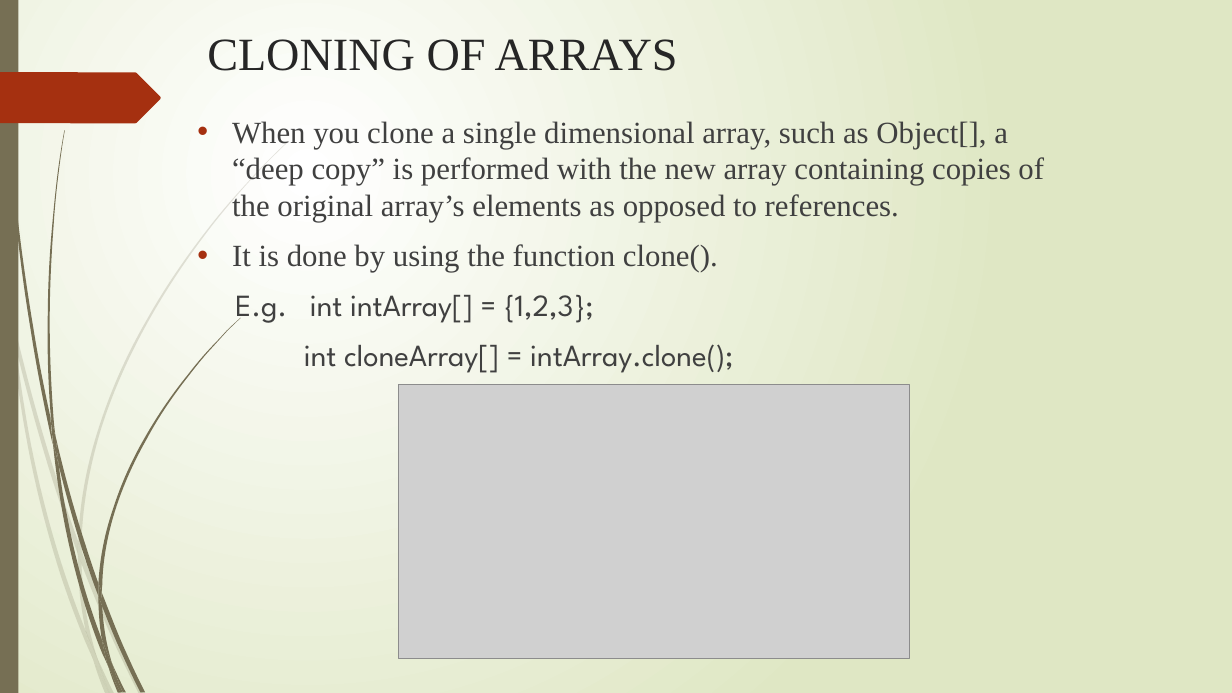
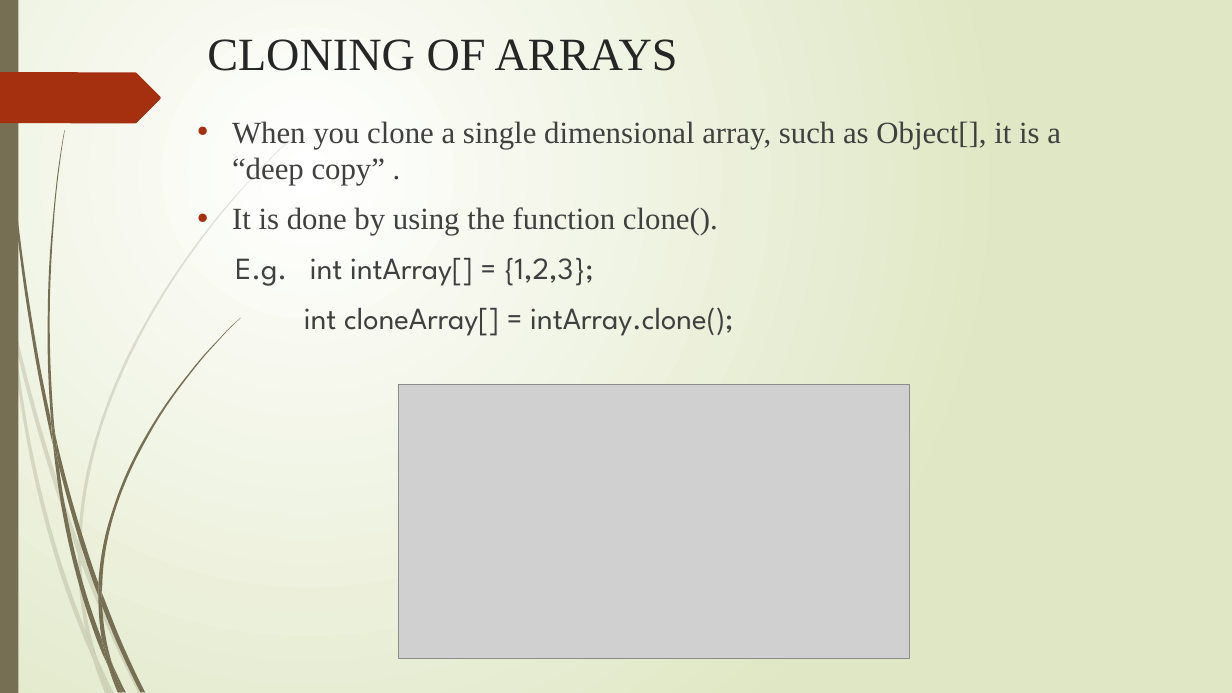
Before and after one commit to Adarsha-1/Group-6, a slide deck: slide 14 of arraysnew.pptx (slide 13 before the commit). Drawn at 1232x693 pixels with LibreOffice and Linux fonts; fonts in the diff are those of the drawing; grey boxes stand for pictures. Boxes give left, top, right and bottom in pixels: in the first picture for what was removed or moved away, otherwise in the second. Text is boxed around its words. In the diff, an @@ line names an element or a change of style, - is before the commit and + after.

```diff
--- a/arraysnew.pptx
+++ b/arraysnew.pptx
@@ text at [232, 121, 1061, 186]: text changed @@
-• When you clone a single dimensional array, such as Object[], a “deep copy” is performed with the new array containing copies of the original array’s elements as opposed to references.
+• When you clone a single dimensional array, such as Object[], it is a “deep copy” .
```
Also in this commit, not shown: 5 other slides changed, 1 slide added.
